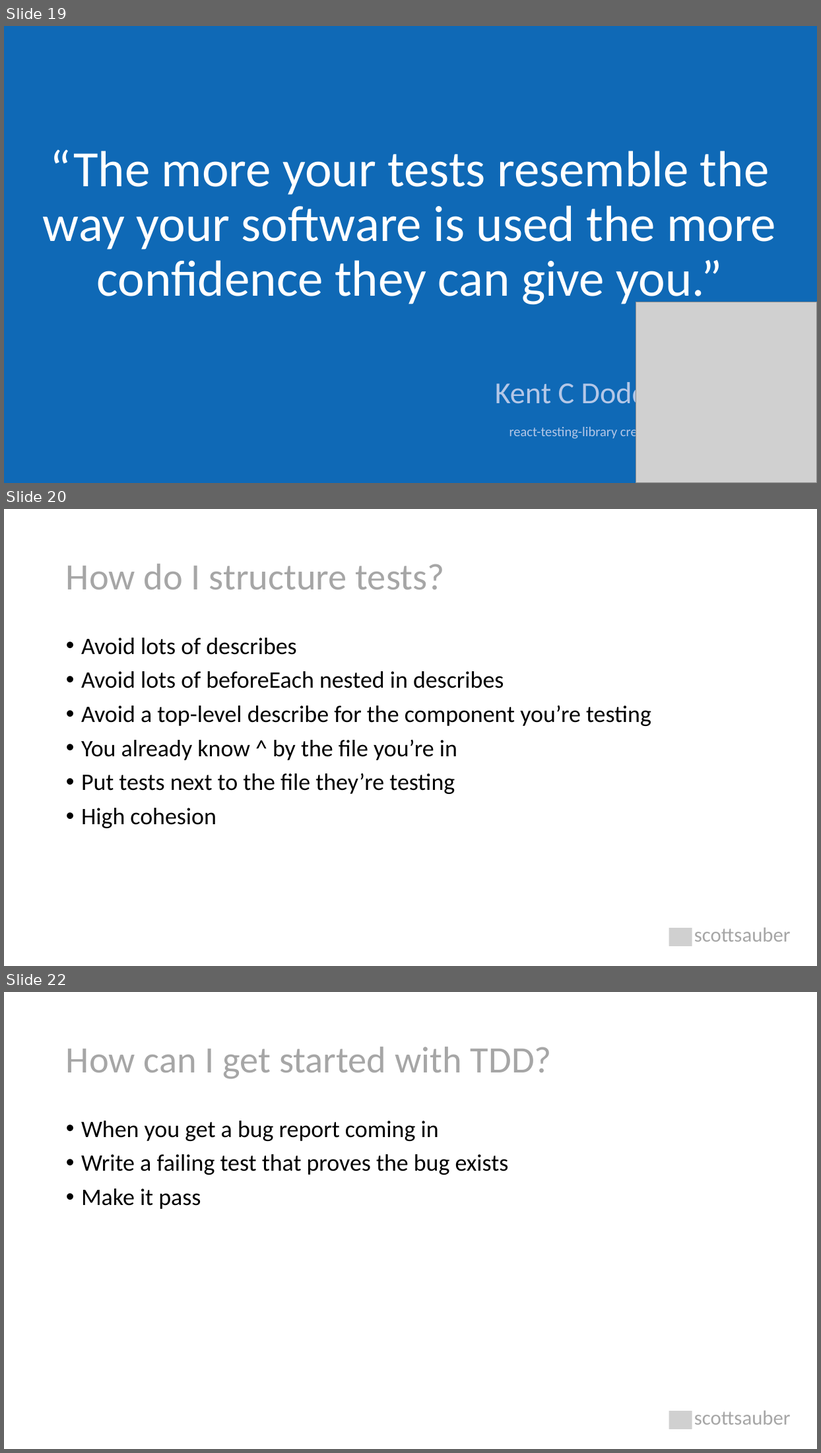
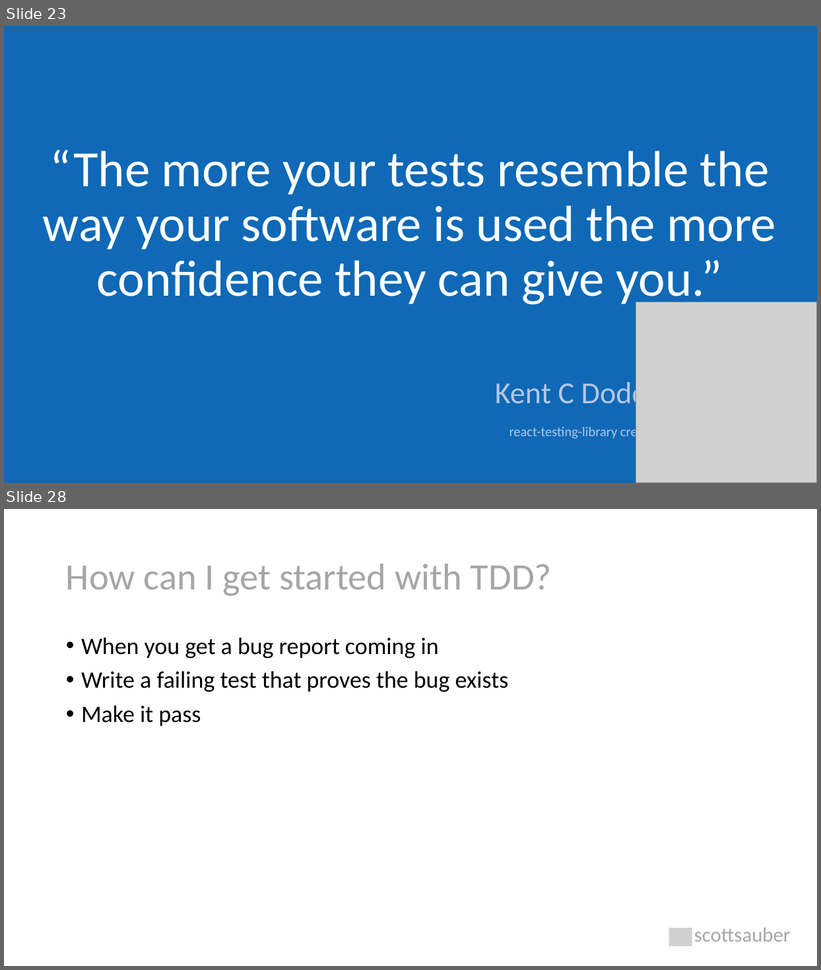
Before and after one commit to scottsauber/talks, a slide deck: 2023-11-09-JetBrains-TDDWithBlazor/TDD with Blazor.pptx. Shown one above the other, each under a label of ours: slides 19, 20 and 22 before the commit, slides 23 and 28 after it; the slides between them are not shown. The pictures are 821x1453 and 821x970 pixels, drawn with LibreOffice and Linux fonts; fonts in the diff are those of the drawing; grey boxes stand for pictures. Boxes give left, top, right and bottom in pixels: in the first picture for what was removed or moved away, otherwise in the second. Text is boxed around its words. In the diff, an @@ line names an element or a change of style, - is before the commit and + after.

```diff
--- a/2023-11-09-JetBrains-TDDWithBlazor/TDD with Blazor.pptx
+++ b/2023-11-09-JetBrains-TDDWithBlazor/TDD with Blazor.pptx
@@ slide 20 removed at (x1=4, y1=509, x2=817, y2=966), background #FFFFFF @@
@@ title removed at (x1=66, y1=564, x2=445, y2=590) @@
-How do I structure tests?
@@ text removed at (x1=81, y1=638, x2=651, y2=828) @@
-• Avoid lots of describes
-• Avoid lots of beforeEach nested in describes
-• Avoid a top-level describe for the component you’re testing
-• You already know ^ by the file you’re in
-• Put tests next to the file they’re testing
-• High cohesion
@@ picture removed at (x1=669, y1=928, x2=692, y2=947) @@
@@ text removed at (x1=694, y1=928, x2=791, y2=942) @@
-scottsauber
@@ what was slide 19 is now slide 23 @@
@@ what was slide 22 is now slide 28 @@
```
Also in this commit, not shown: 9 slides changed, 9 slides added, 2 other slides removed, 6 other files.
